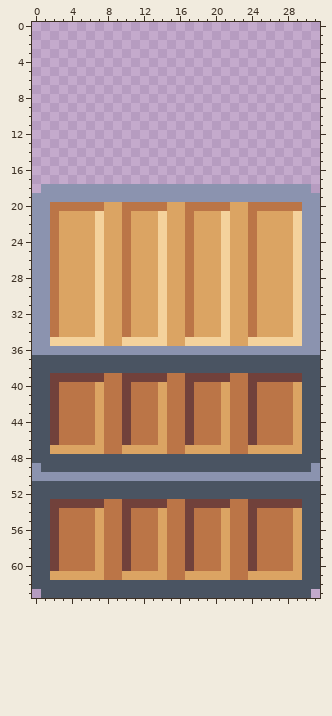
Two versions of one pixel-art sprite, Lengine/Assets/static_objects/double_crate.png. The first picture shows the starting point.
The file is 32x64 pixels.
New version:
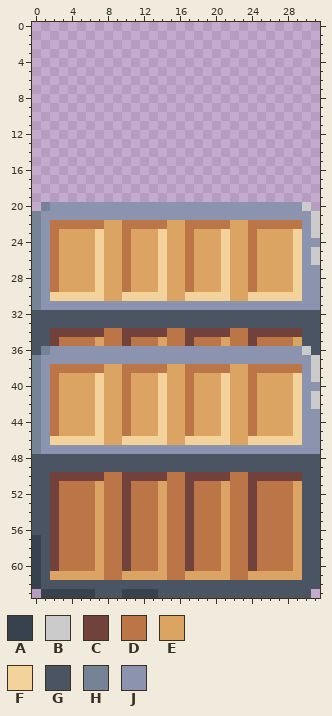
Palette (. is transparent): A #38414e  B #cbcbcb  C #71413b  D #bb7547  E #dba463  F #f4d29c  G #4a5462  H #758397  J #8b93af
What changed:
Changed rows in their new state; - is an unchanged pixel.
first column x 0:
18 -..............................-
19 ................................
20 .HJJJJJJJJJJJJJJJJJJJJJJJJJJJJB.
21 H-JJJJJJJJJJJJJJJJJJJJJJJJJJJJ-B
22 H--DDDDD---DDDD---DDDD---DDDDD-B
23 H------------------------------B
24 H-------------------------------
25 H------------------------------B
26 H------------------------------B
27 H-------------------------------
28 H-------------------------------
29 H-------------------------------
30 H-FFFFF---FFFF---FFFF---FFFFF---
31 H-JJJJJJJJJJJJJJJJJJJJJJJJJJJJ--
32 GGGGGGGGGGGGGGGGGGGGGGGGGGGGGGGG
33 GGGGGGGGGGGGGGGGGGGGGGGGGGGGGGGG
34 GGCCCCCCDDCCCCCDDCCCCCDDCCCCCCGG
35 GGCDDDDEDDCDDDEDDCDDDEDDCDDDDEGG
36 GH----------------------------BG
37 HJJJJJJJJJJJJJJJJJJJJJJJJJJJJJJB
38 HJDDDDDDEEDDDDDEEDDDDDEEDDDDDDJB
39 HJDEEEEFEEDEEEFEEDEEEFEEDEEEEFJB
40 HJDEEEEFEEDEEEFEEDEEEFEEDEEEEFJJ
41 HJDEEEEFEEDEEEFEEDEEEFEEDEEEEFJB
42 HJDEEEEFEEDEEEFEEDEEEFEEDEEEEFJB
43 HJDEEEEFEEDEEEFEEDEEEFEEDEEEEFJJ
44 HJDEEEEFEEDEEEFEEDEEEFEEDEEEEFJJ
45 HJDEEEEFEEDEEEFEEDEEEFEEDEEEEFJJ
46 HJFFFFFFEEFFFFFEEFFFFFEEFFFFFFJJ
47 HJJJJJJJJJJJJJJJJJJJJJJJJJJJJJJJ
49 G------------------------------G
50 GGCCCCCCDDCCCCCDDCCCCCDDCCCCCCGG
51 --CDDDDEDDCDDDEDDCDDDEDDCDDDDE--
52 --CDDDDEDDCDDDEDDCDDDEDDCDDDDE--
53 ---DDDDE---DDDE---DDDE---DDDDE--
first column x 0:
57 A-------------
58 A-------------
59 A-------------
60 A-------------
61 A-------------
62 A-------------
63 -AAAAAA---AAAA
Changed places in both pictures, as pixel boxes (x1, y1, x2, y2):
changed: (32, 184, 320, 508)
changed: (32, 535, 158, 598)
